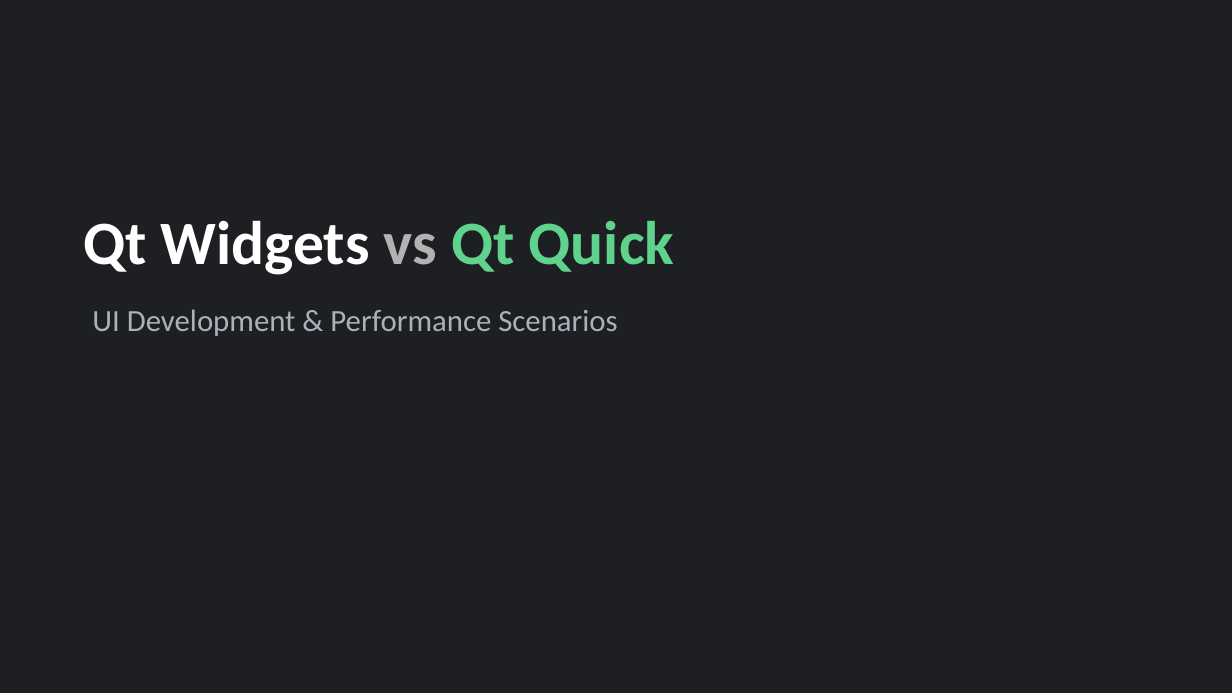
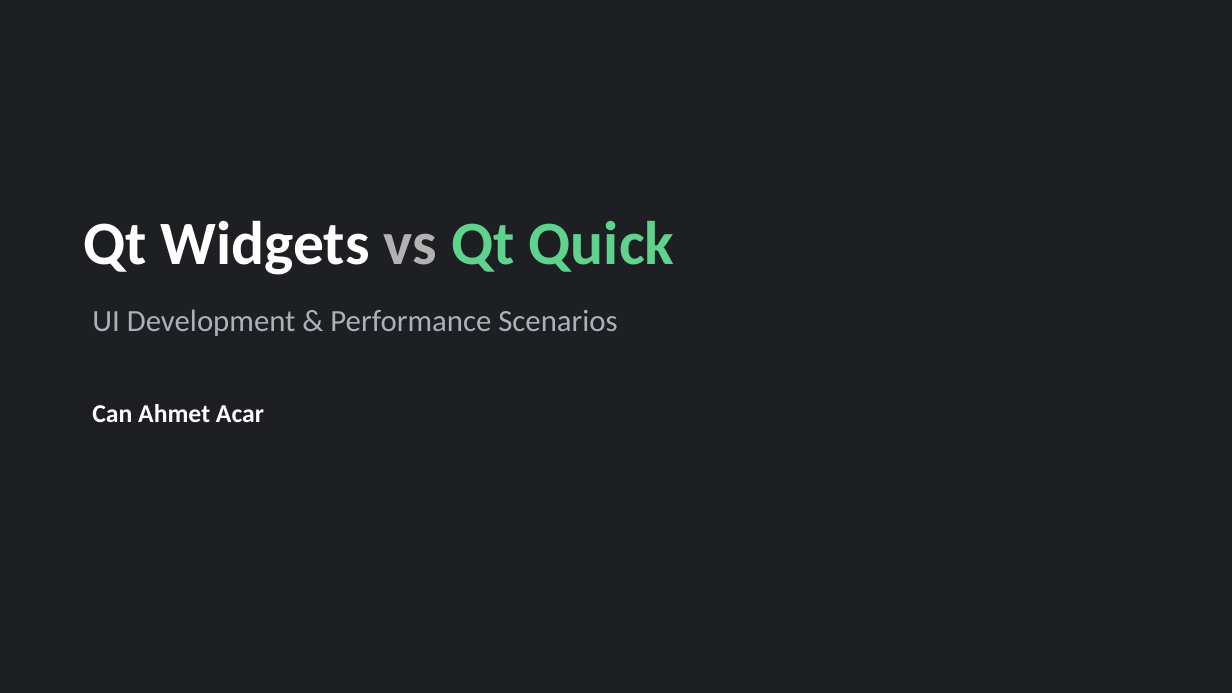
Before and after one commit to canacar7/qt-widgets-vs-qml, a slide deck: slide 1 of presentation/qt-widgets-vs-quick.pptx. Drawn at 1232x693 pixels with LibreOffice and Linux fonts; fonts in the diff are those of the drawing. Boxes give left, top, right and bottom in pixels: in the first picture for what was removed or moved away, otherwise in the second. Text is boxed around its words. In the diff, an @@ line names an element or a change of style, - is before the commit and + after.

```diff
--- a/presentation/qt-widgets-vs-quick.pptx
+++ b/presentation/qt-widgets-vs-quick.pptx
@@ text added at (92,404,264,422), 20 pt, text #FFFFFF, bold @@
+Can Ahmet Acar
```
Also in this commit, not shown: 4 other slides changed, 3 slides added, 3 slides removed, 4 other files.
